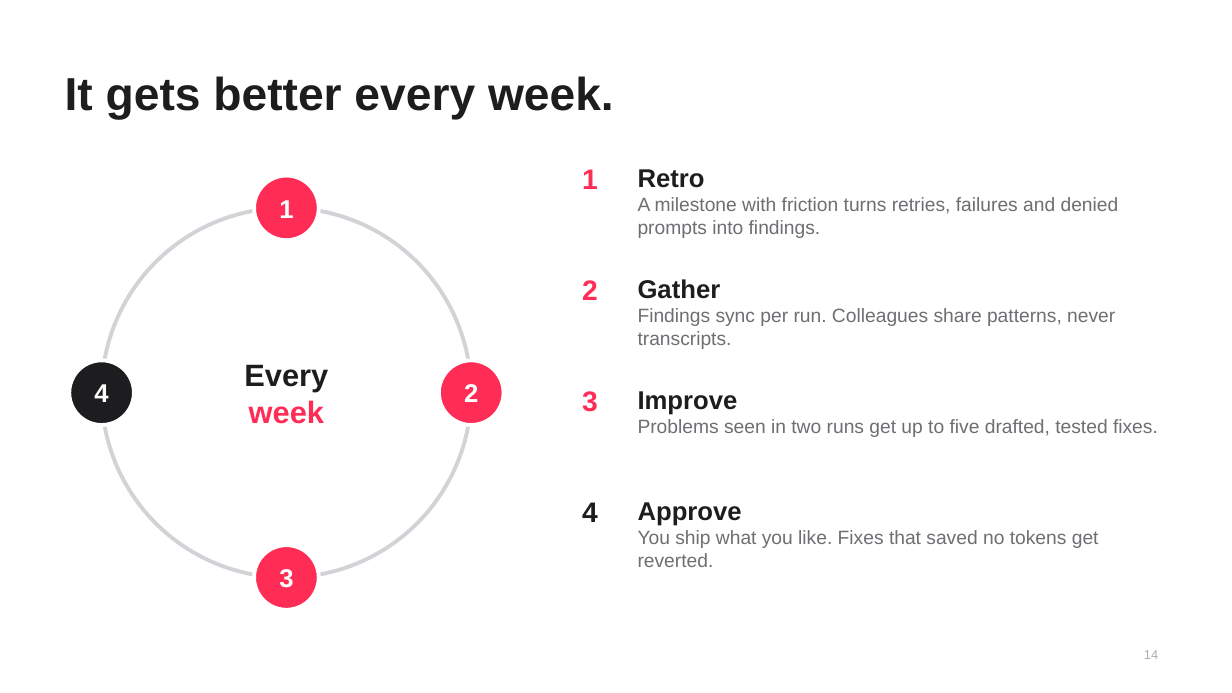
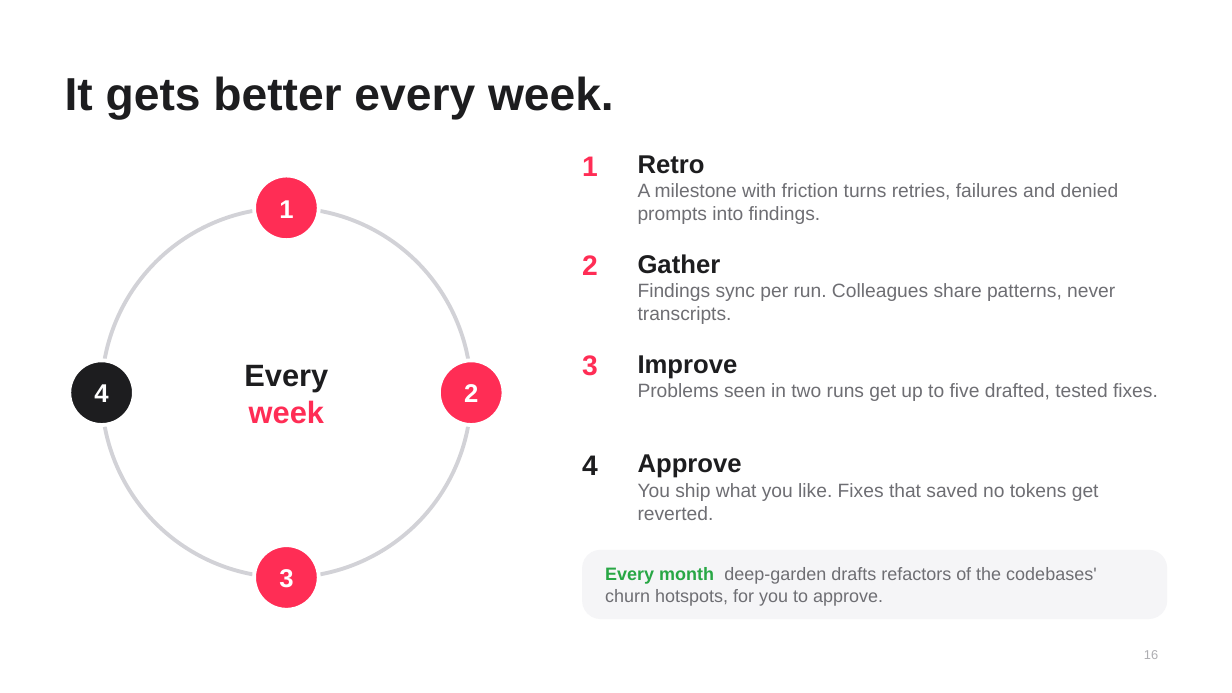
Before and after one commit to warriv93/podium-dashboard, a slide deck: slide 16 of docs/podium-deck.pptx (slide 14 before the commit). Drawn at 1232x693 pixels with LibreOffice and Linux fonts; fonts in the diff are those of the drawing. Boxes give left, top, right and bottom in pixels: in the first picture for what was removed or moved away, otherwise in the second. Text is boxed around its words. In the diff, an @@ line names an element or a change of style, - is before the commit and + after.

```diff
--- a/docs/podium-deck.pptx
+++ b/docs/podium-deck.pptx
@@ text "1" moved from (x1=582, y1=169, x2=598, y2=189) to (x1=582, y1=156, x2=598, y2=176) @@
@@ text "Retro" moved from (x1=638, y1=169, x2=1119, y2=238) to (x1=638, y1=155, x2=1119, y2=224) @@
@@ text "2" moved from (x1=582, y1=280, x2=598, y2=300) to (x1=582, y1=255, x2=598, y2=275) @@
@@ text "Gather" moved from (x1=638, y1=279, x2=1115, y2=349) to (x1=638, y1=254, x2=1115, y2=324) @@
@@ text "3" moved from (x1=582, y1=391, x2=598, y2=412) to (x1=582, y1=355, x2=598, y2=376) @@
@@ text "Improve" moved from (x1=638, y1=391, x2=1158, y2=437) to (x1=638, y1=355, x2=1158, y2=401) @@
@@ text "4" moved from (x1=582, y1=502, x2=598, y2=522) to (x1=582, y1=455, x2=598, y2=475) @@
@@ text "Approve" moved from (x1=638, y1=502, x2=1099, y2=567) to (x1=638, y1=454, x2=1099, y2=520) @@
@@ rounded rectangle added at (x1=582, y1=550, x2=1167, y2=619), fill #F5F5F7 @@
@@ text added at (x1=605, y1=567, x2=1096, y2=606), 14 pt, text #6E6E73 @@
+Every month deep-garden drafts refactors of the codebases' churn hotspots, for you to approve.
@@ page number at (x1=1144, y1=650, x2=1158, y2=659): text changed @@
-14
+16
```
Also in this commit, not shown: 5 other slides changed, 2 slides added, 3 other files.
